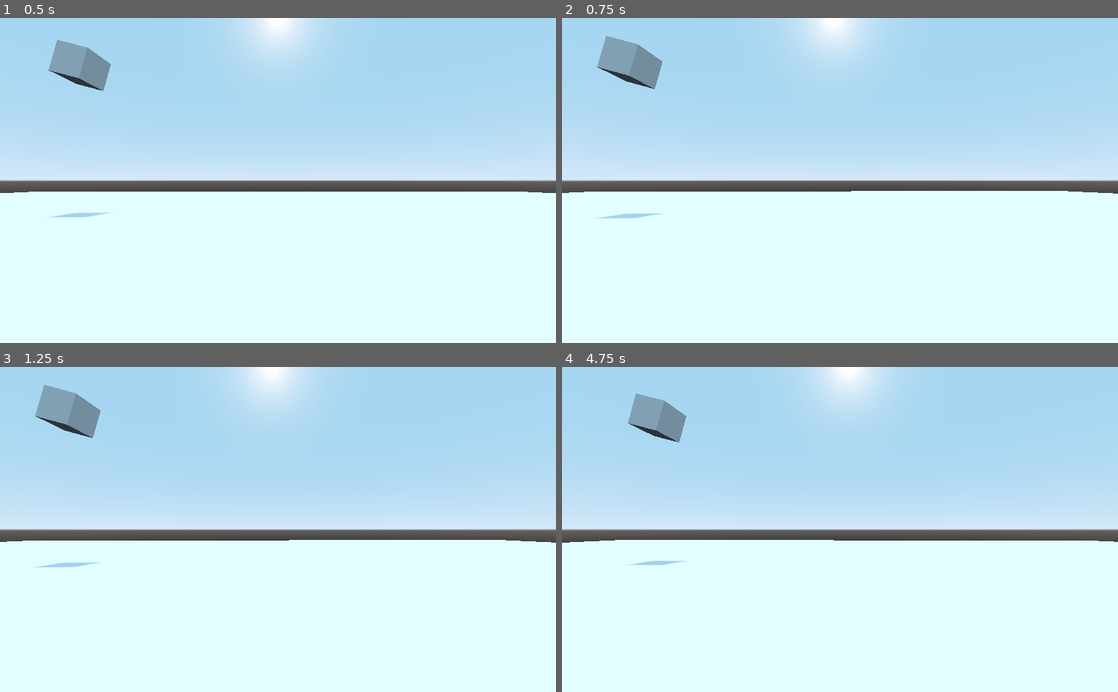
Above: before the commit, frames 1-4 (two rows, left to right).
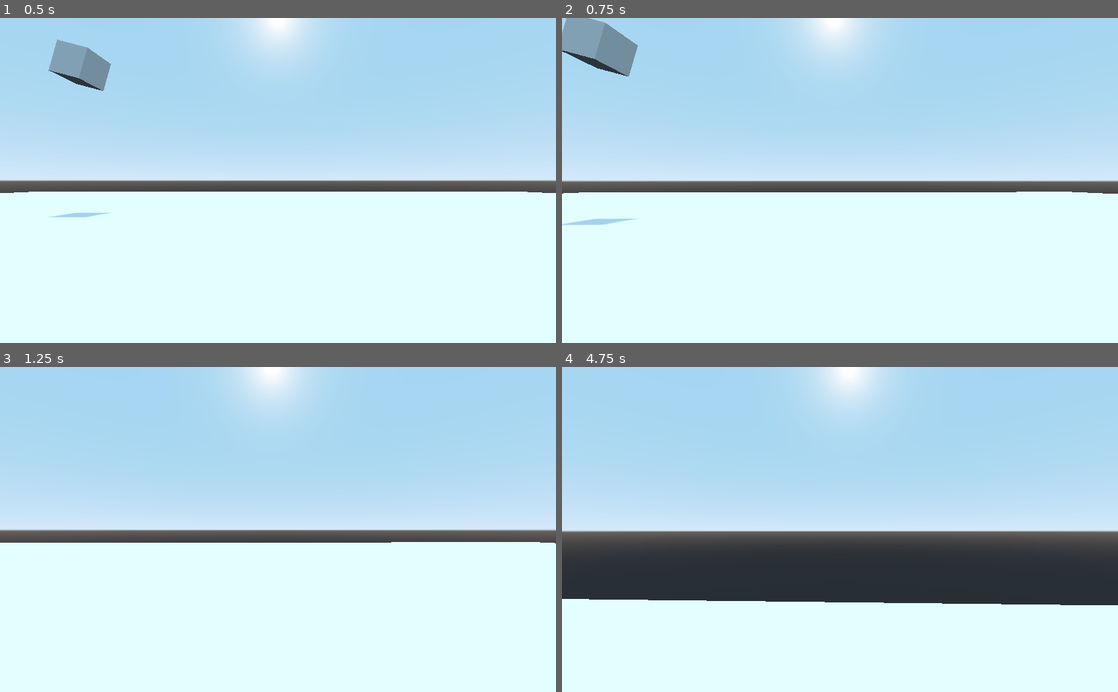
Above: after the commit, the same moments.

Repository: miguel-respaldo/p2022-rv
Game: Godot game, scene res://nivel.tscn
Same seed, same stepped clock (60 frames per second), same inputs: the game is played once before the commit and once after it.
Inputs (mouse positions are in pixels of both pictures, inside the frame that each line leads up to):
- Up to frame 1 (0.5 s): no input
- Up to frame 2 (0.75 s): tap Enter at 0.5 s; move the mouse to (867, 180) at 0.52 s; hold Up (ui_up) from 0.53 s (still down)
- Up to frame 3 (1.25 s): keep holding Up (ui_up)
- Up to frame 4 (4.75 s): keep holding Up (ui_up); move the mouse to (812, 529) at 1.27 s; tap Space at 2 s; move the mouse to (851, 523) at 2.02 s; tap Enter at 2.75 s; move the mouse to (834, 536) at 2.77 s; move the mouse to (878, 532) at 3.52 s; move the mouse to (795, 526) at 4.27 s

Frame 1 is identical in both runs. In frame 2, 2.8% of the frame differs, in the area x 0-100%, y 0-64%; in frame 3, 2.5%; in frame 4, 21%, in the area x 0-100%, y 8-74%.

Commit message:
nos movemos por el mundo

Diff:
--- a/0305/camara-en-primera-persona/jugador.gd
+++ b/0305/camara-en-primera-persona/jugador.gd
@@ -4,6 +4,8 @@
 # Declare member variables here. Examples:
 export var h_sensibilidad = 0.0005
 export var v_sensibilidad = 0.001
+
+export var velocidad = 10
 
 # Called when the node enters the scene tree for the first time.
 func _ready():
@@ -12,7 +14,25 @@
 func _input(event):
 	if event is InputEventMouseMotion:
 		rotate_y( -event.relative.x * h_sensibilidad )
+		$Camera.rotate_x( -event.relative.y * v_sensibilidad )
 
 # Called every frame. 'delta' is the elapsed time since the previous frame.
-#func _process(delta):
-#	pass
+func _process(delta):
+	var vel_actual = Vector3(0, 0, 0)
+
+	# Velocidad hacia adelante y atras
+	if Input.is_action_pressed("ui_up"):
+		vel_actual.z -= velocidad
+	if Input.is_action_pressed("ui_down"):
+		vel_actual.z += velocidad
+
+	# Velocidad hacia izuierda y derecha
+	if Input.is_action_pressed("ui_left"):
+		vel_actual.x -= velocidad
+	if Input.is_action_pressed("ui_right"):
+		vel_actual.x += velocidad
+
+	vel_actual = vel_actual.rotated( Vector3(0, 1, 0), rotation.y)
+
+	# Esta linea se encarga de movernos
+	move_and_slide( vel_actual )
